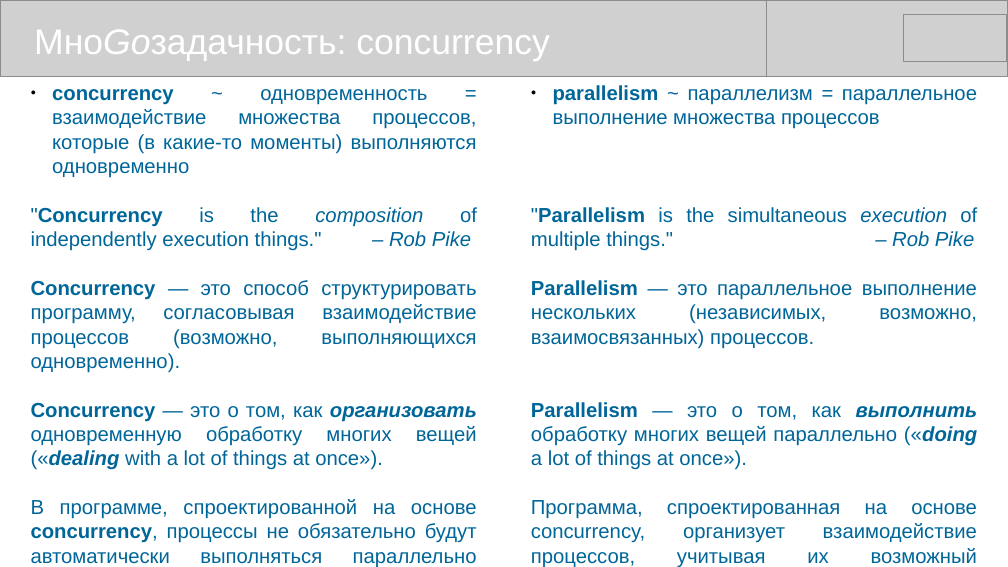
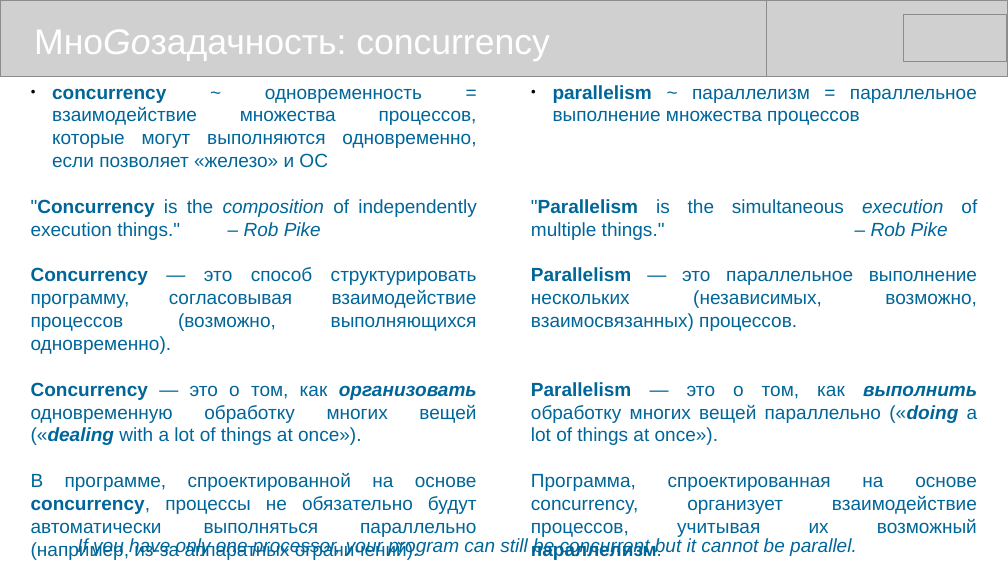
Before and after one commit to mike-shock/Go_language, a slide deck: slide 54 of Go_Review.odp (slide 42 before the commit). Drawn at 1008x567 pixels with LibreOffice and Linux fonts; fonts in the diff are those of the drawing; grey boxes stand for pictures. Boxes give left, top, right and bottom in pixels: in the first picture for what was removed or moved away, otherwise in the second. Text is boxed around its words. In the diff, an @@ line names an element or a change of style, - is before the commit and + after.

```diff
--- a/Go_Review.odp
+++ b/Go_Review.odp
@@ text at (x1=52, y1=88, x2=477, y2=168): text changed; size 16 to 15 pt @@
-● concurrency ~ одновременность = взаимодействие множества процессов, которые (в какие-то моменты) выполняются одновременно
+● concurrency ~ одновременность = взаимодействие множества процессов, которые могут выполняются одновременно, если позволяет «железо» и ОС
@@ text "parallelism ~ параллелизм = параллельное ..." at (x1=531, y1=85, x2=978, y2=537): size 16 to 15 pt @@
@@ text at (x1=31, y1=199, x2=477, y2=537): size 16 to 15 pt in ""Concurrency is the composition of independently execution ...", "Concurrency — это способ структурировать программу, согласов ...", "Concurrency — это о том, как организовать ...", "В программе, спроектированной на основе concurrency, процесс ..." @@
@@ text added at (x1=77, y1=537, x2=857, y2=556), 15 pt, text #006699, italic @@
+If you have only one processor, your program can still be concurrent but it cannot be parallel.
```
Also in this commit, not shown: 5 other slides changed, 13 slides added.
